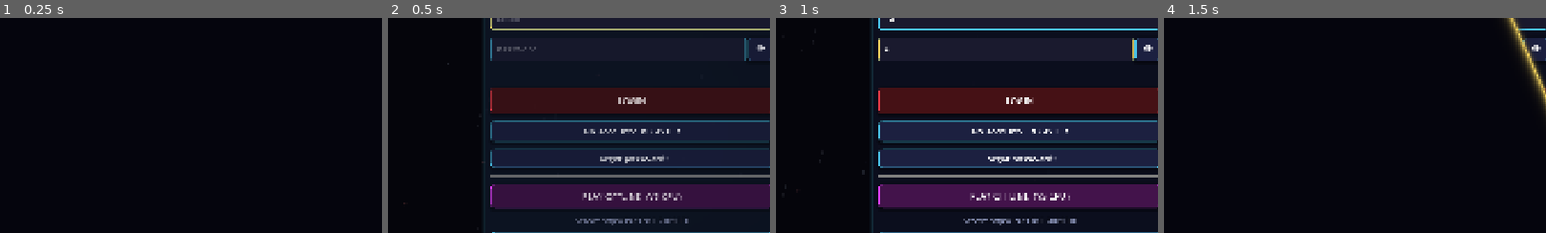
Above: before the commit, frames 1-4 (left to right).
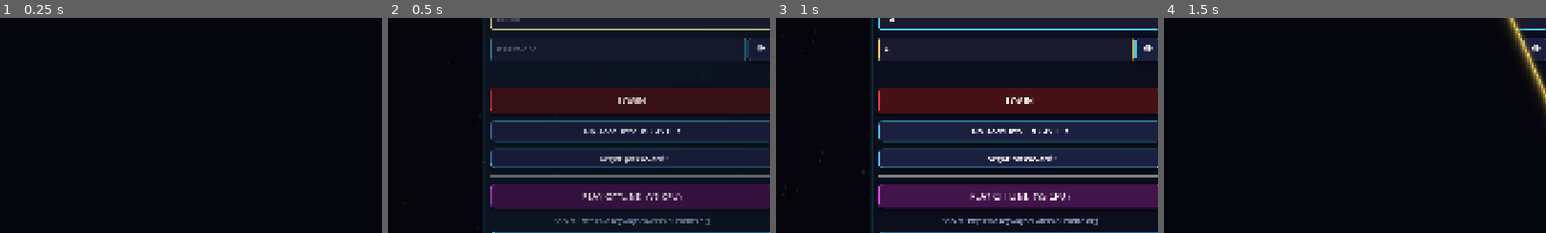
Above: after the commit, the same moments.

Repository: jacob199097/alleyway-brawlers
Game: Godot game, scene res://scenes/boot.tscn
Two runs of this game, one before a commit and one after it. Both use one fixed random seed, a clock stepped at 60 frames per second and the inputs below.
Inputs (mouse positions are % of the whole screen's width and height, from its top left):
- Up to frame 1 (0.25 s): no input
- Up to frame 2 (0.5 s): no input
- Up to frame 3 (1 s): click (75, 25) at 0.52 s; type "12" at 0.6 s; click (74, 32) at 0.75 s; type "12" at 0.83 s
- Up to frame 4 (1.5 s): click "PLAY OFFLINE (VS CPU)" at 1.25 s
The pictures show only the part of the screen within x 44-94%, y 25-75%; the shares and areas given below are measured in that part.

Frame 1 is identical in both runs. In frame 2, 0.6% of the frame differs, in the area x 43-85%, y 93-97%; in frame 3, 0.6%; in frame 4, nothing differs.

Commit message:
Default server: https://alleywaybrawlers.duckdns.org
Co-Authored-By: Claude Opus 5.5 <noreply@anthropic.com>

Diff:
--- a/godot/scripts/game.gd
+++ b/godot/scripts/game.gd
@@ -30,7 +30,7 @@
 	"vsync": true,
 	"fps_cap": 0,                   # 0 = unlimited
 	"show_fps": false,
-	"server_url": "http://192.168.0.200:3000",
+	"server_url": "https://alleywaybrawlers.duckdns.org",   # LAN: http://192.168.0.200:3000
 	"tutorial_done": false,         # finished or skipped the guided first duel
 	"tutorial_offered": false,      # the main menu has suggested it once
 }
Not shown, changed: godot/README.md
